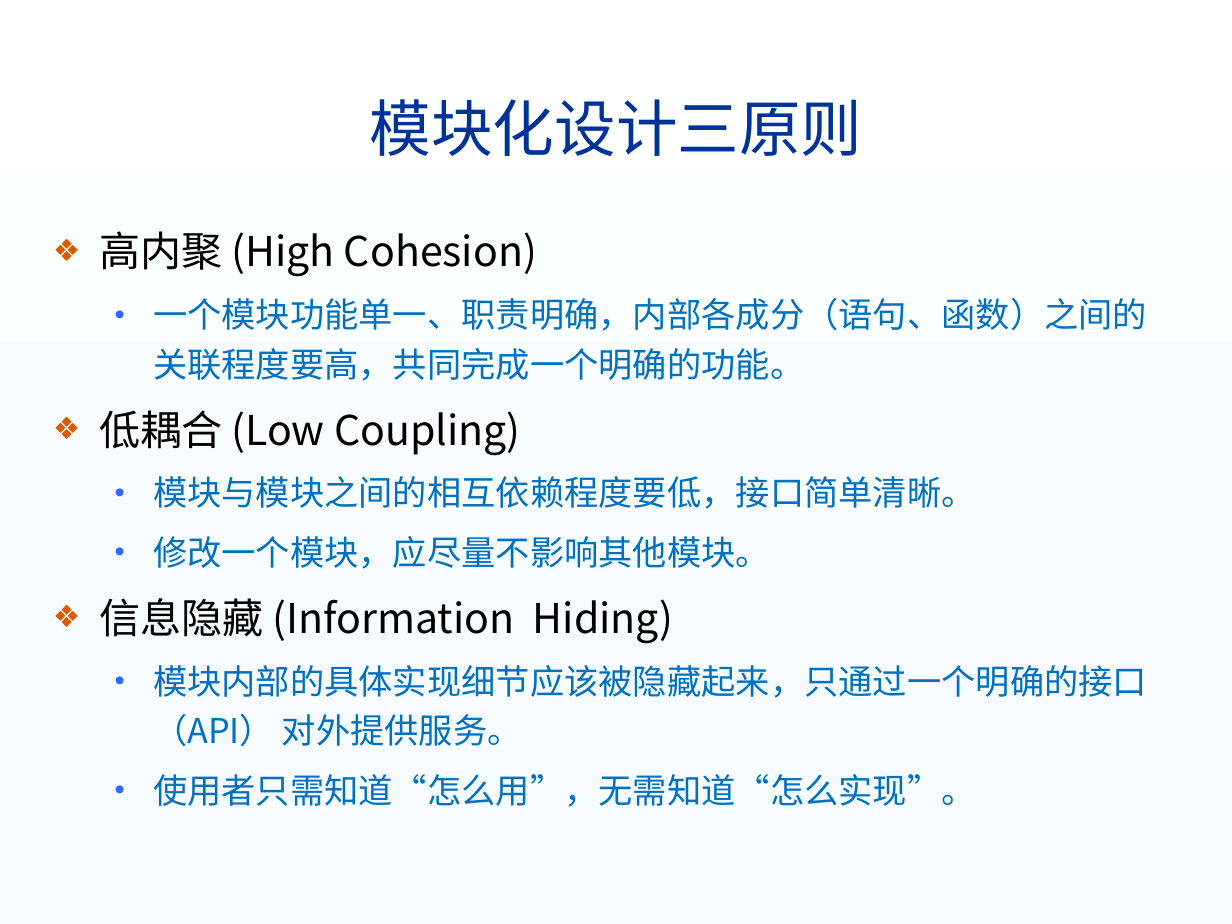
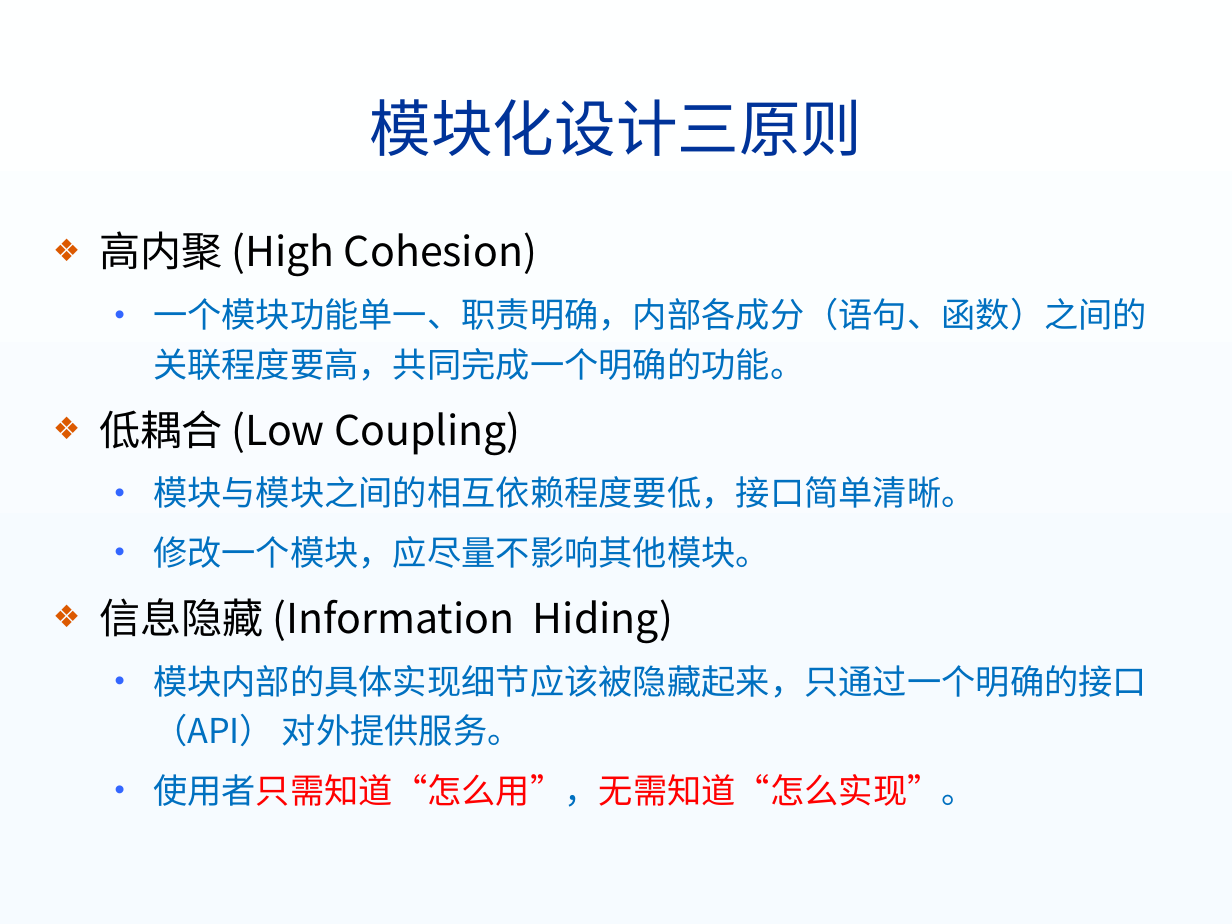
Before and after one commit to USTC-ISP/ustc-isp.github.io, a slide deck: slide 6 of lectures/03模块化程序设计.pptx. Drawn at 1232x924 pixels with LibreOffice and Linux fonts; fonts in the diff are those of the drawing; background and template pictures are left out. Boxes give left, top, right and bottom in pixels: in the first picture for what was removed or moved away, otherwise in the second. Text is boxed around its words. In the diff, an @@ line names an element or a change of style, - is before the commit and + after.

```diff
--- a/lectures/03模块化程序设计.pptx
+++ b/lectures/03模块化程序设计.pptx
@@ text at <box>153,774,976,807</box>: text colour #0070C0 to #FF0000 in "使用者只需知道“怎么用”，无需知道“怎么实现”。" @@
```
Also in this commit, not shown: 17 other slides changed, 3 slides added, 8 slides removed, 12 other files.
